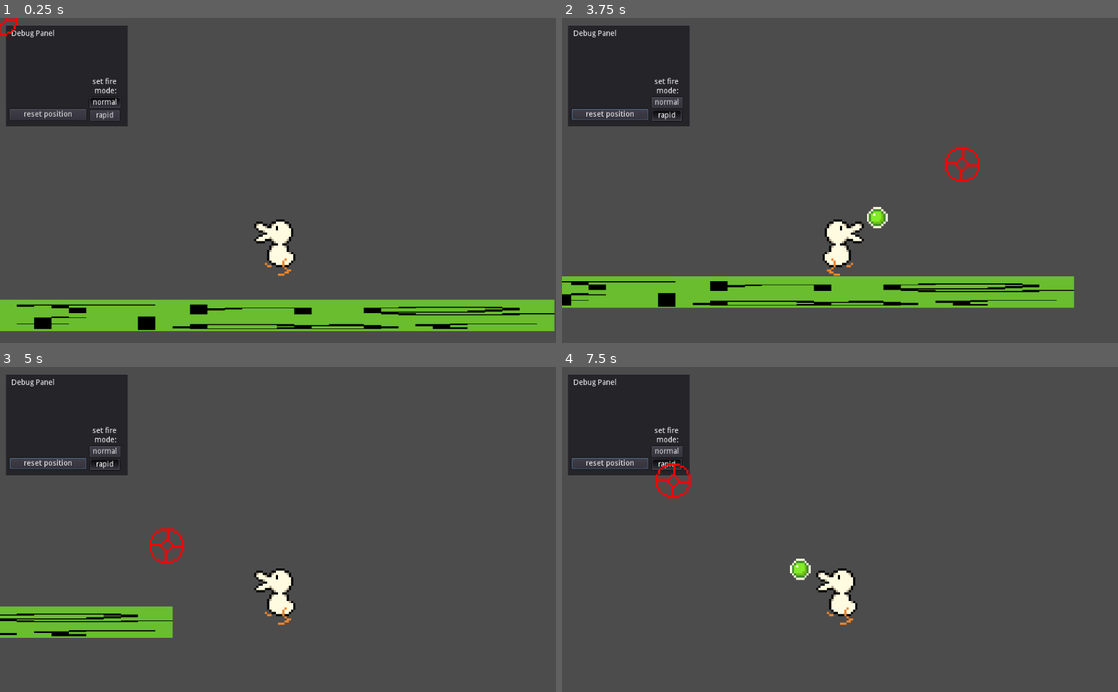
Above: before the commit, frames 1-4 (two rows, left to right).
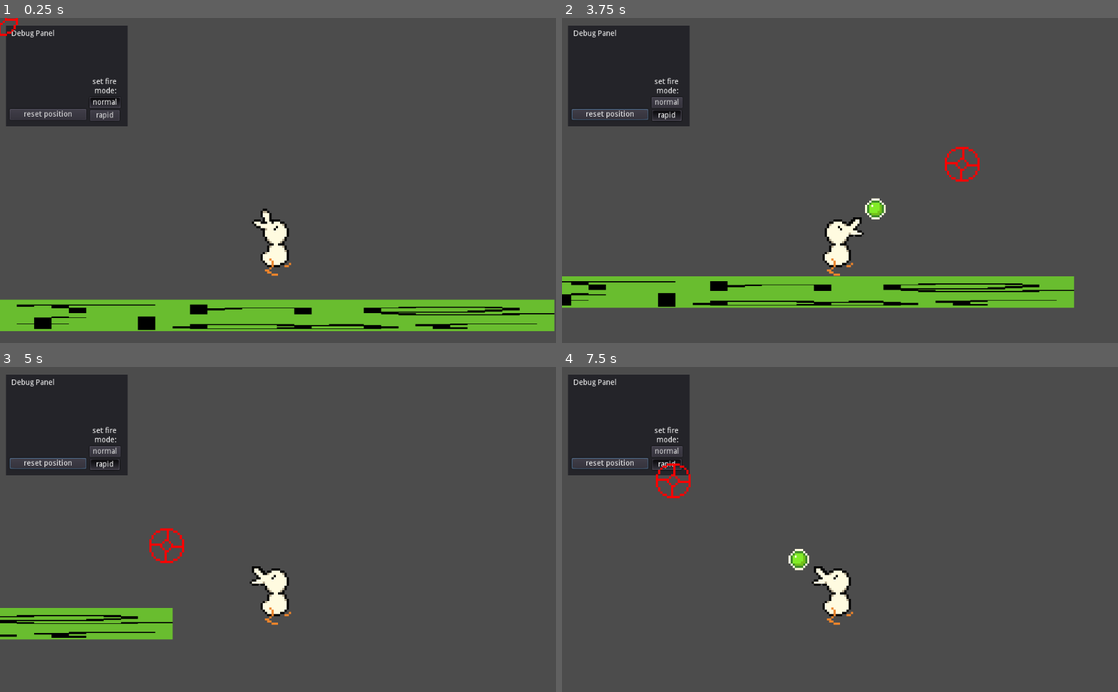
Above: after the commit, the same moments.

Repository: OwlBag/peanor
Game: Godot game, scene res://scenes/world.tscn
Two runs of this game, one before a commit and one after it. Both use one fixed random seed, a clock stepped at 60 frames per second and the inputs below.
Inputs (mouse positions are in pixels of both pictures, inside the frame that each line leads up to):
- Up to frame 1 (0.25 s): no input
- Up to frame 2 (3.75 s): click "normal" at 0.5 s; click "normal" at 1.25 s; click "rapid" at 2 s; click "reset position" at 2.75 s; move the mouse to (962, 164) at 3.52 s; hold D (player_right) from 3.53 s (still down); click (962, 164) at 3.67 s
- Up to frame 3 (5 s): keep holding D (player_right); move the mouse to (166, 545) at 4.27 s; click (166, 545) at 4.42 s
- Up to frame 4 (7.5 s): move the mouse to (895, 458) at 5.02 s; release D (player_right) at 5.03 s; hold A (player_left) 5.03-5.78 s; click (895, 458) at 5.17 s; move the mouse to (812, 594) at 5.77 s; hold D (player_right) 5.78-7.28 s; click (812, 594) at 5.92 s; move the mouse to (1006, 578) at 6.52 s; click (1006, 578) at 6.67 s; move the mouse to (673, 480) at 7.27 s; hold A (player_left) from 7.28 s (still down); click (673, 480) at 7.42 s

The runs differ from the first frame. In frame 1, 0.6% of the frame differs, in the area x 45-54%, y 58-80%; in frame 2, 0.5%; in frame 3, 1.9%, in the area x 0-54%, y 61-84%; in frame 4, 0.9%.

Commit message:
add head rotation

Diff:
--- a/scenes/peanor.tscn
+++ b/scenes/peanor.tscn
@@ -1,13 +1,42 @@
-[gd_scene load_steps=9 format=2]
+[gd_scene load_steps=16 format=2]
 
-[ext_resource path="res://assets/sprites/peanor/peanor.png" type="Texture" id=1]
+[ext_resource path="res://assets/sprites/peanor/peanorBody.png" type="Texture" id=1]
 [ext_resource path="res://scripts/player.gd" type="Script" id=2]
 [ext_resource path="res://assets/sounds/peanor/fire.wav" type="AudioStream" id=3]
 [ext_resource path="res://assets/sounds/peanor/machinegun.wav" type="AudioStream" id=4]
 [ext_resource path="res://scenes/debug.tscn" type="PackedScene" id=5]
+[ext_resource path="res://assets/sprites/peanor/peanorHeadRotations.png" type="Texture" id=6]
 
 [sub_resource type="AudioStreamRandomPitch" id=1]
 audio_stream = ExtResource( 3 )
+
+[sub_resource type="AtlasTexture" id=4]
+atlas = ExtResource( 6 )
+region = Rect2( 0, 0, 32, 32 )
+
+[sub_resource type="AtlasTexture" id=5]
+atlas = ExtResource( 6 )
+region = Rect2( 32, 0, 32, 32 )
+
+[sub_resource type="AtlasTexture" id=6]
+atlas = ExtResource( 6 )
+region = Rect2( 64, 0, 32, 32 )
+
+[sub_resource type="AtlasTexture" id=7]
+atlas = ExtResource( 6 )
+region = Rect2( 96, 0, 32, 32 )
+
+[sub_resource type="AtlasTexture" id=8]
+atlas = ExtResource( 6 )
+region = Rect2( 128, 0, 32, 32 )
+
+[sub_resource type="SpriteFrames" id=9]
+animations = [ {
+"frames": [ SubResource( 4 ), SubResource( 5 ), SubResource( 6 ), SubResource( 7 ), SubResource( 8 ) ],
+"loop": true,
+"name": "rotation",
+"speed": 5.0
+} ]
 
 [sub_resource type="AudioStreamRandomPitch" id=2]
 audio_stream = ExtResource( 4 )
@@ -34,8 +63,13 @@
 [node name="PeaSound" type="AudioStreamPlayer" parent="."]
 stream = SubResource( 1 )
 
-[node name="PeanorSprite" type="Sprite" parent="."]
+[node name="Body" type="Sprite" parent="."]
 texture = ExtResource( 1 )
+
+[node name="Head" type="AnimatedSprite" parent="Body"]
+position = Vector2( -1, -6 )
+frames = SubResource( 9 )
+animation = "rotation"
 
 [node name="GunSound" type="AudioStreamPlayer" parent="."]
 stream = SubResource( 2 )
--- a/scripts/player.gd
+++ b/scripts/player.gd
@@ -6,14 +6,15 @@
 var fireDelay = 0;
 var fireCountdown = 0;
 
-var fireOffset = Vector2(30, -20);
+var fireOffset = Vector2.ZERO;
 
 var peaScene = preload("res://scenes/pea.tscn")
 
 onready var peaSoundPlayer = $PeaSound
 onready var gunSoundPlayer = $GunSound
 
-onready var mySprite = $PeanorSprite
+onready var mySprite = $Body
+onready var myHead = $Body/Head
 
 enum {FIREMODE_NORMAL, FIREMODE_RAPID}
 
@@ -26,20 +27,20 @@
 var velocity = Vector2.ZERO
 var falling = true
 
+var snap = Vector2.DOWN
+
 # Called when the node enters the scene tree for the first time.
 func _ready():
 	adjustMousePos()
 	spreadRng.randomize()
 	setFireMode(FIREMODE_NORMAL)
 
-
-
 # Called every frame. 'delta' is the elapsed time since the previous frame.
 func _process(delta):
 	adjustMousePos()
 	if fireCountdown <= 0:
 		if firing:
-			fire(position, mousePos, fireSpeed);
+			fire(myHead.global_position, mousePos, fireSpeed);
 			fireCountdown = fireDelay
 	else:
 		fireCountdown -= 1;
@@ -51,18 +52,17 @@
 	else:
 		velocity.x = 0
 
-
 func _physics_process(delta):
-	if !is_on_wall():
+	if !is_on_floor():
 		velocity.y += 10
 	else:
 		velocity.y = 0
 
 	if velocity.y != 0:
-		move_and_slide_with_snap(Vector2(0, velocity.y), Vector2(0, 1))
+		move_and_slide_with_snap(Vector2(0, velocity.y), snap, Vector2.UP)
 
 	if velocity.x != 0:
-		move_and_slide_with_snap(Vector2(velocity.x, 0), Vector2(speed, 0))
+		move_and_slide_with_snap(Vector2(velocity.x, 0), snap, Vector2.UP)
 
 func _unhandled_input(event):
 #	print(event.as_text())
@@ -83,11 +83,21 @@
 	mousePos = get_local_mouse_position()*4 + global_position
 
 	if mousePos.x < global_position.x:
-		mySprite.scale.x = -1
-		fireOffset.x = -30
+		myHead.scale.x = -1
 	else:
-		mySprite.scale.x = 1
-		fireOffset.x = 30
+		myHead.scale.x = 1
+
+	var headToMouse = myHead.get_angle_to(mousePos)
+
+	fireOffset = Vector2(32, 0).rotated(headToMouse)
+
+	headToMouse = abs(abs(headToMouse) - PI/2) if headToMouse <= 0 else PI/2
+
+	var rotationFrameCount = myHead.frames.get_frame_count(myHead.animation)
+
+	var calcFrameNum = round(range_lerp(headToMouse, 0, PI/2, rotationFrameCount-1, 0))
+
+	myHead.frame = calcFrameNum
 
 func fire(positionFrom, positionTowards, speed = 1000):
 	var pea = peaScene.instance()
Binary file added: assets/sprites/peanor/peanorBody.png
Not shown, added: assets/sprites/peanor/peanorBody.png.import
Binary file added: assets/sprites/peanor/peanorHeadRotate.gif
Binary file added: assets/sprites/peanor/peanorHeadRotations.png
Not shown, added: assets/sprites/peanor/peanorHeadRotations.png.import
